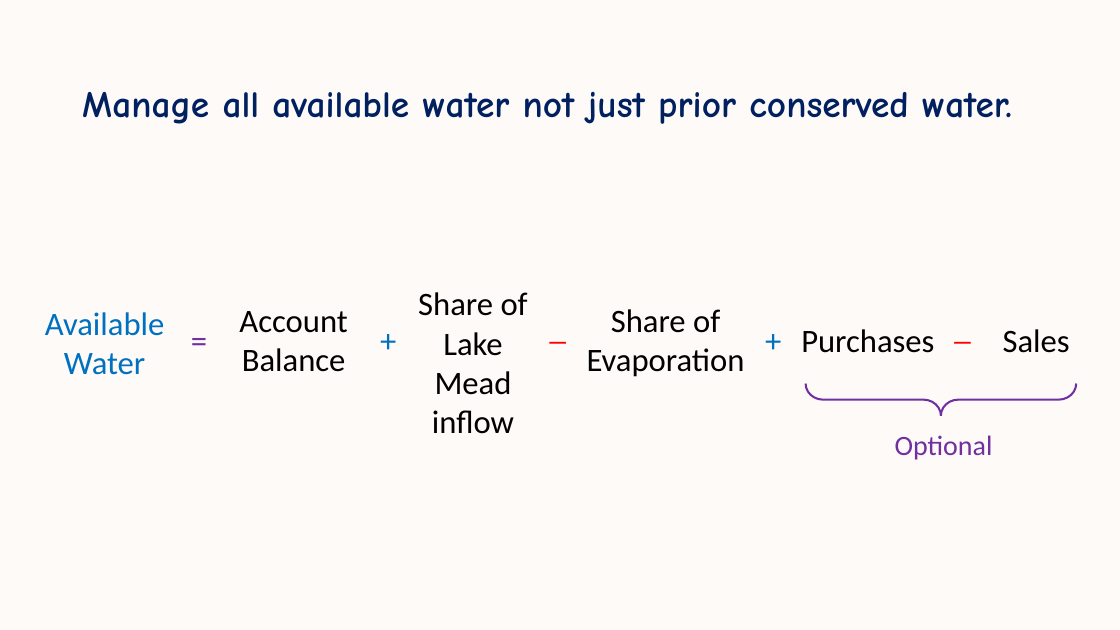
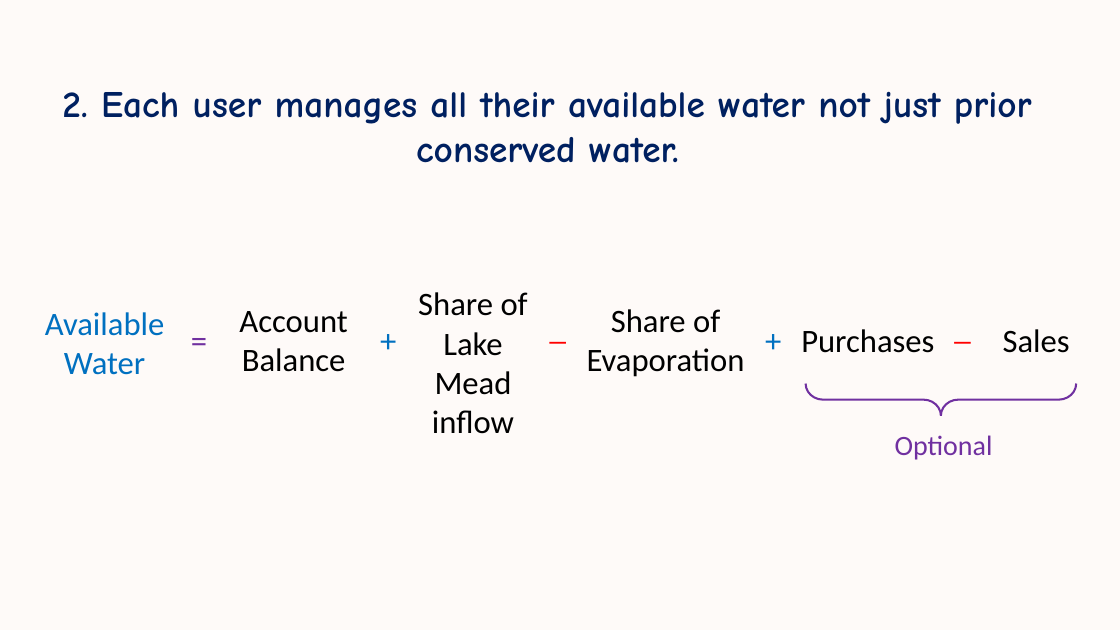
Before and after one commit to dzeke/ColoradoRiverCollaborate, a slide deck: slide 4 of LakeMeadWaterBankDivideInflow/ImmersiveModelLakeMeadDivideInflow-LetsStart.pptx. Drawn at 1120x630 pixels with LibreOffice and Linux fonts; fonts in the diff are those of the drawing. Boxes give left, top, right and bottom in pixels: in the first picture for what was removed or moved away, otherwise in the second. Text is boxed around its words. In the diff, an @@ line names an element or a change of style, - is before the commit and + after.

```diff
--- a/LakeMeadWaterBankDivideInflow/ImmersiveModelLakeMeadDivideInflow-LetsStart.pptx
+++ b/LakeMeadWaterBankDivideInflow/ImmersiveModelLakeMeadDivideInflow-LetsStart.pptx
@@ text at [62, 91, 1032, 163]: text changed @@
-Manage all available water not just prior conserved water.
+2. Each user manages all their available water not just prior conserved water.
```
Also in this commit, not shown: 3 other slides changed, 1 slide added, 2 other files.
